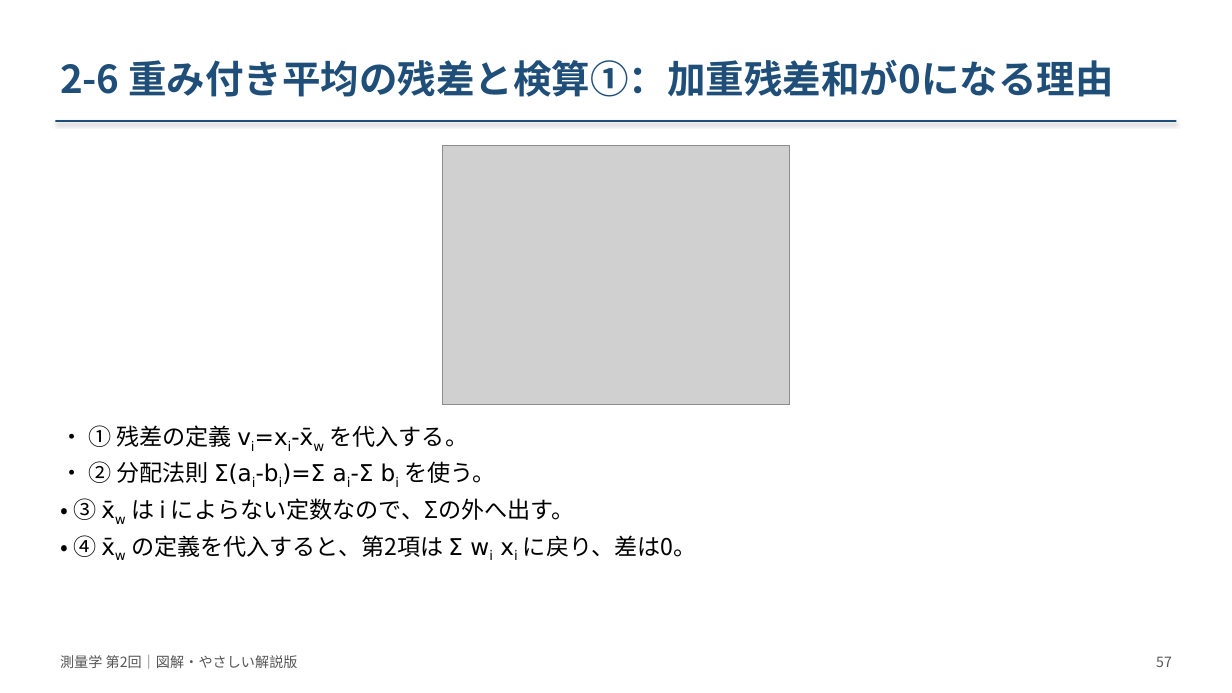
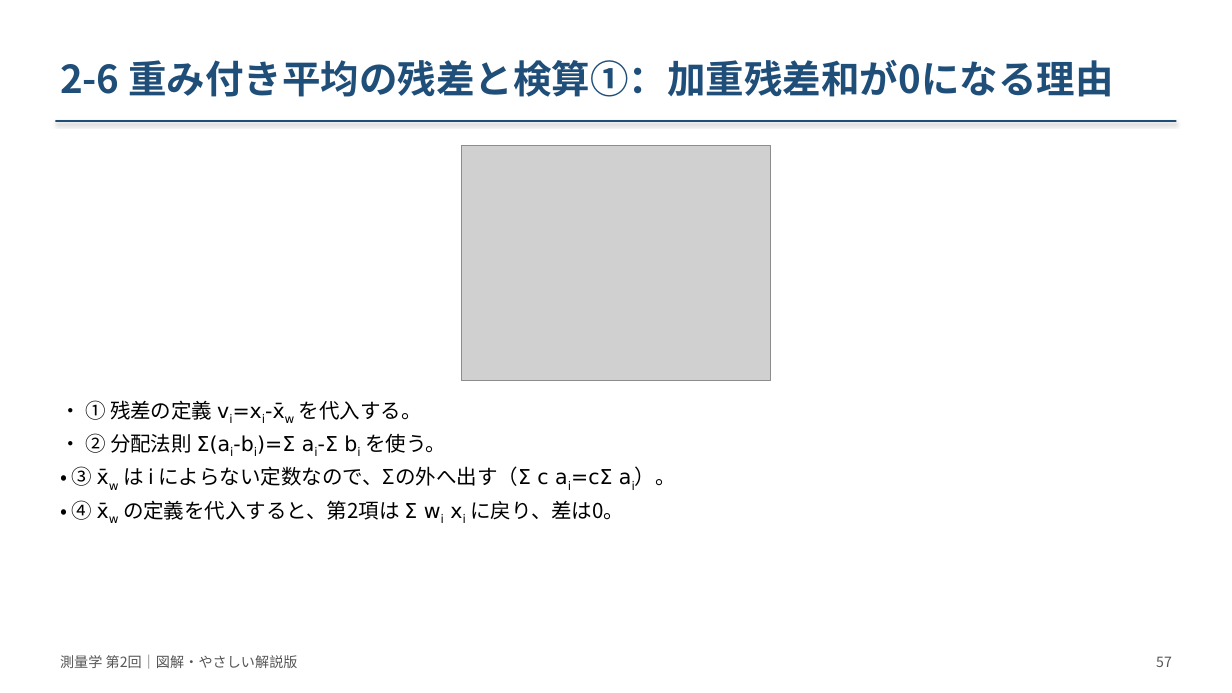
Before and after one commit to NN3210/Lecture, a slide deck: slide 57 of Surveying/materials/slides/第02回_測量の基礎と誤差論/改訂版_20261008/測量学_第02回_図解改訂版.pptx. Drawn at 1232x693 pixels with LibreOffice and Linux fonts; fonts in the diff are those of the drawing; grey boxes stand for pictures. Boxes give left, top, right and bottom in pixels: in the first picture for what was removed or moved away, otherwise in the second. Text is boxed around its words. In the diff, an @@ line names an element or a change of style, - is before the commit and + after.

```diff
--- a/Surveying/materials/slides/第02回_測量の基礎と誤差論/改訂版_20261008/測量学_第02回_図解改訂版.pptx
+++ b/Surveying/materials/slides/第02回_測量の基礎と誤差論/改訂版_20261008/測量学_第02回_図解改訂版.pptx
@@ picture: place and size @@
-picture at (443,146,790,405)
+picture at (461,146,771,381)
@@ text "• ① 残差の定義 vi=xi-x̄w を代入する。": place and size @@
-text "• ① 残差の定義 vi=xi-x̄w を代入する。" at (73,425,697,560)
+text "• ① 残差の定義 vi=xi-x̄w を代入する。" at (72,400,676,523)
@@ text at (72,400,624,523): size 18 to 16 pt in "• ① 残差の定義 vi=xi-x̄w を代入する。", "• ② 分配法則 Σ(ai-bi)=Σ ai-Σ bi を使う。", "• ④ x̄w の定義を代入すると、第2項は Σ wi xi ..." @@
@@ text at (72,466,676,490): text changed; size 18 to 16 pt @@
-• ③ x̄w は i によらない定数なので、Σの外へ出す。
+• ③ x̄w は i によらない定数なので、Σの外へ出す（Σ c ai=cΣ ai）。
```
Also in this commit, not shown: 4 other slides changed, 13 other files.
